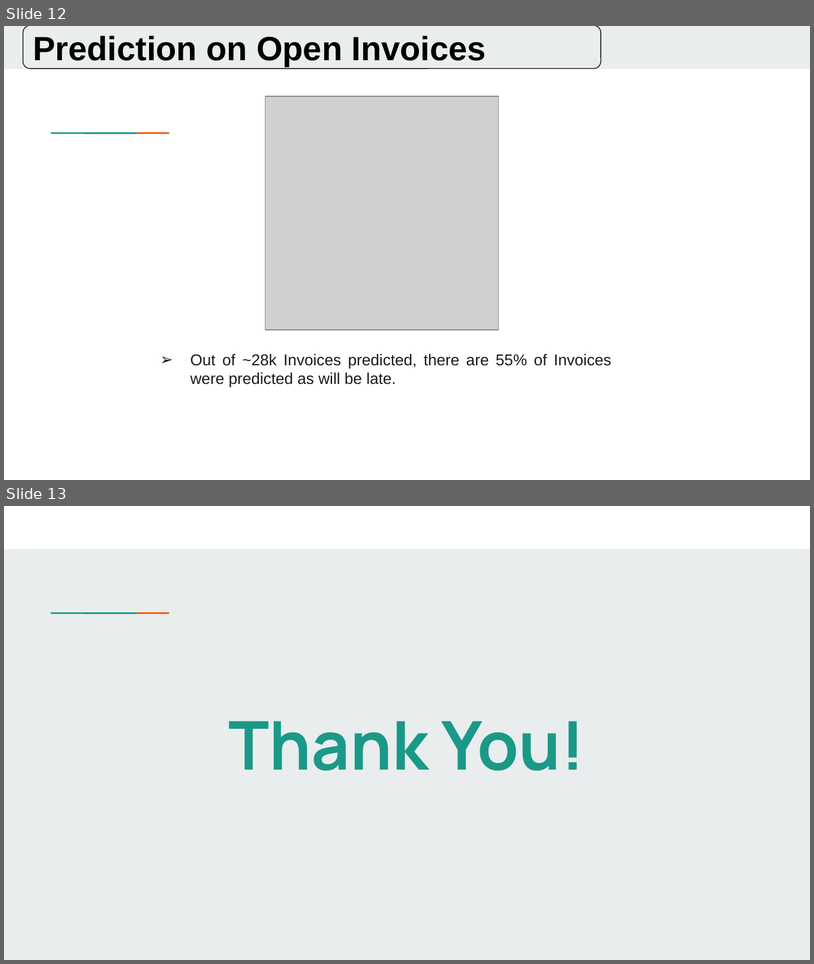
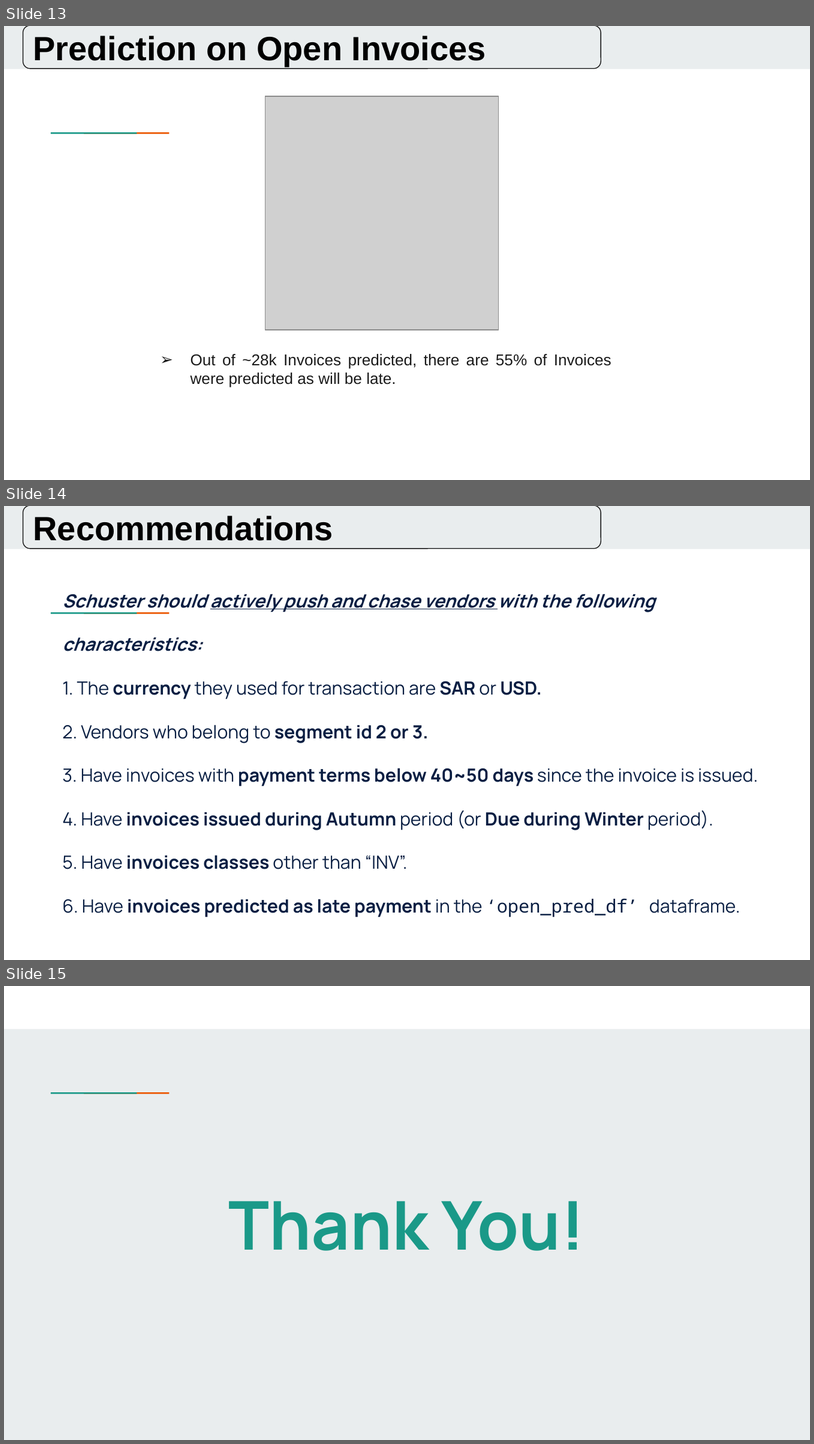
Before and after one commit to liemnh98/upGrad-Domain-Oriented-Case-Study, a slide deck: Presentation.pptx. Shown one above the other, each under a label of ours: slides 12 and 13 before the commit, slides 13, 14 and 15 after it. The pictures are 814x964 and 814x1444 pixels, drawn with LibreOffice and Linux fonts; fonts in the diff are those of the drawing; grey boxes stand for pictures. Boxes give left, top, right and bottom in pixels: in the first picture for what was removed or moved away, otherwise in the second. Text is boxed around its words. In the diff, an @@ line names an element or a change of style, - is before the commit and + after.

Commit message:
review: - improve recommendations & actions

```diff
--- a/Presentation.pptx
+++ b/Presentation.pptx
@@ slide 14 added at box(4, 506, 810, 960), background #FFFFFF; not listed: 3 template elements that a slide beside it also shows @@
@@ rounded rectangle added at box(23, 506, 602, 548), fill #E9EDEE, outline #1A1A1A 0.75 pt, 30 pt, text #000000, bold @@
+Recommendations
@@ title added at box(62, 594, 758, 917), 16.2 pt, text #091E42, bold @@
+Schuster should actively push and chase vendors with the following characteristics:
+1. The currency they used for transaction are SAR or USD.
+2. Vendors who belong to segment id 2 or 3.
+3. Have invoices with payment terms below 40~50 days since the invoice is issued.
+4. Have invoices issued during Autumn period (or Due during Winter period).
+5. Have invoices classes other than “INV”.
+6. Have invoices predicted as late payment in the ‘open_pred_df’ dataframe.
@@ what was slide 12 is now slide 13 @@
@@ what was slide 13 is now slide 15 @@
```
Also in this commit, not shown: 3 slides changed, 1 other slide added, 1 other file.
